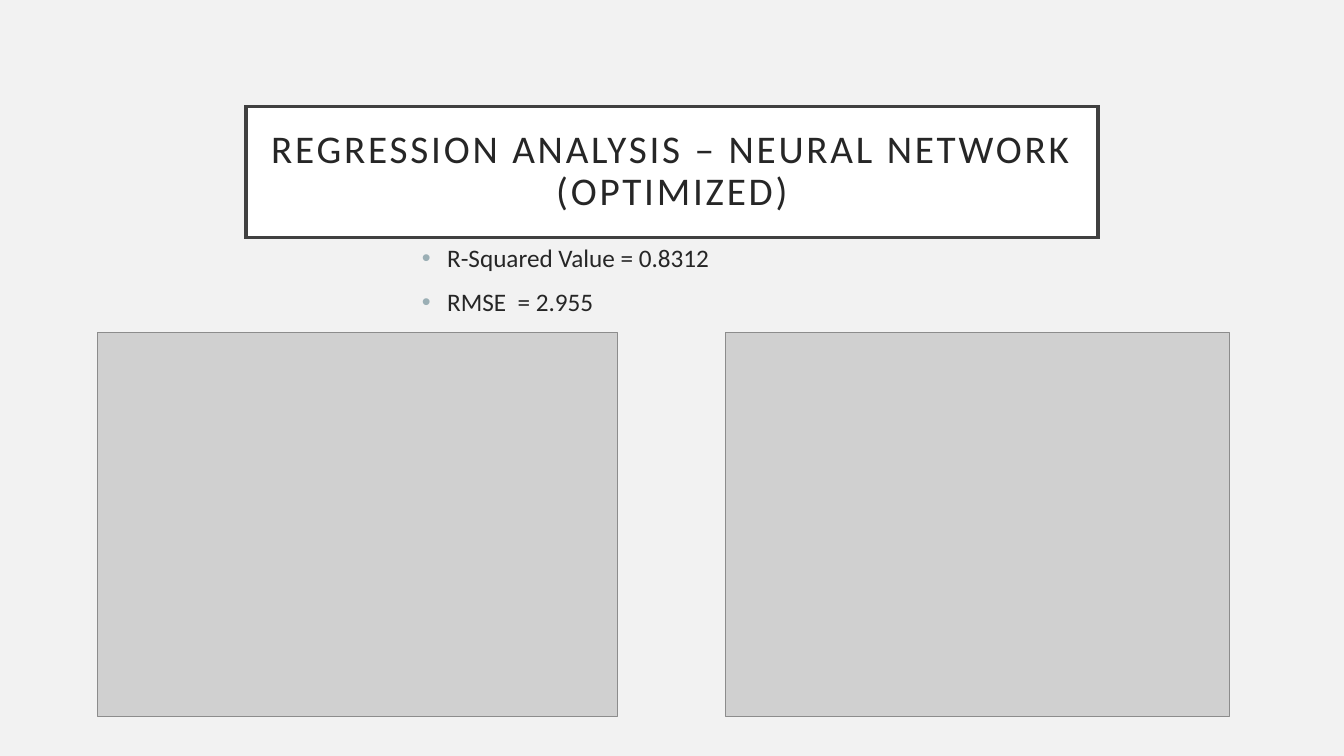
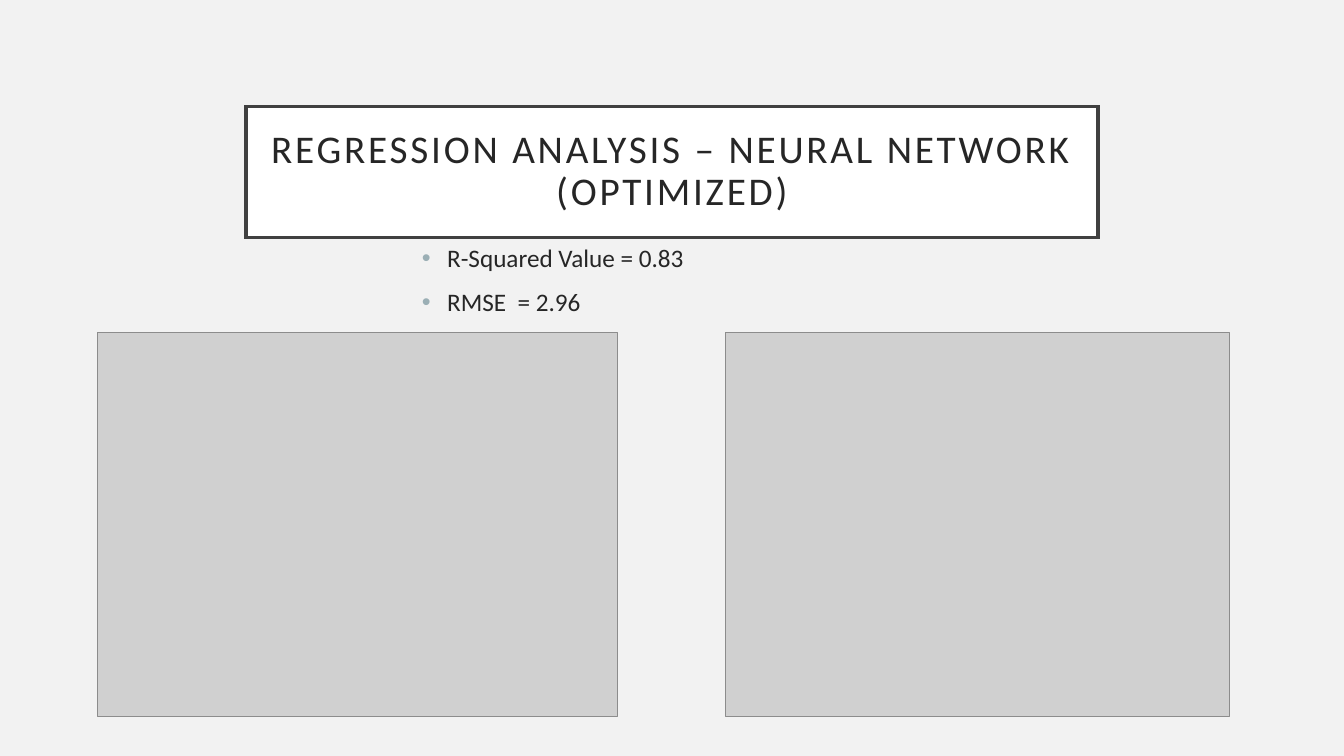
Before and after one commit to saganaga/Obesity-Prediction-Model, a slide deck: slide 11 of ObesityRiskFactors.pptx. Drawn at 1344x756 pixels with LibreOffice and Linux fonts; fonts in the diff are those of the drawing; grey boxes stand for pictures. Boxes give left, top, right and bottom in pixels: in the first picture for what was removed or moved away, otherwise in the second. Text is boxed around its words. In the diff, an @@ line names an element or a change of style, - is before the commit and + after.

```diff
--- a/ObesityRiskFactors.pptx
+++ b/ObesityRiskFactors.pptx
@@ text at box(447, 249, 684, 311): text changed @@
-• R-Squared Value = 0.8312
-• RMSE = 2.955
+• R-Squared Value = 0.83
+• RMSE = 2.96
```
Also in this commit, not shown: 2 other slides changed.
